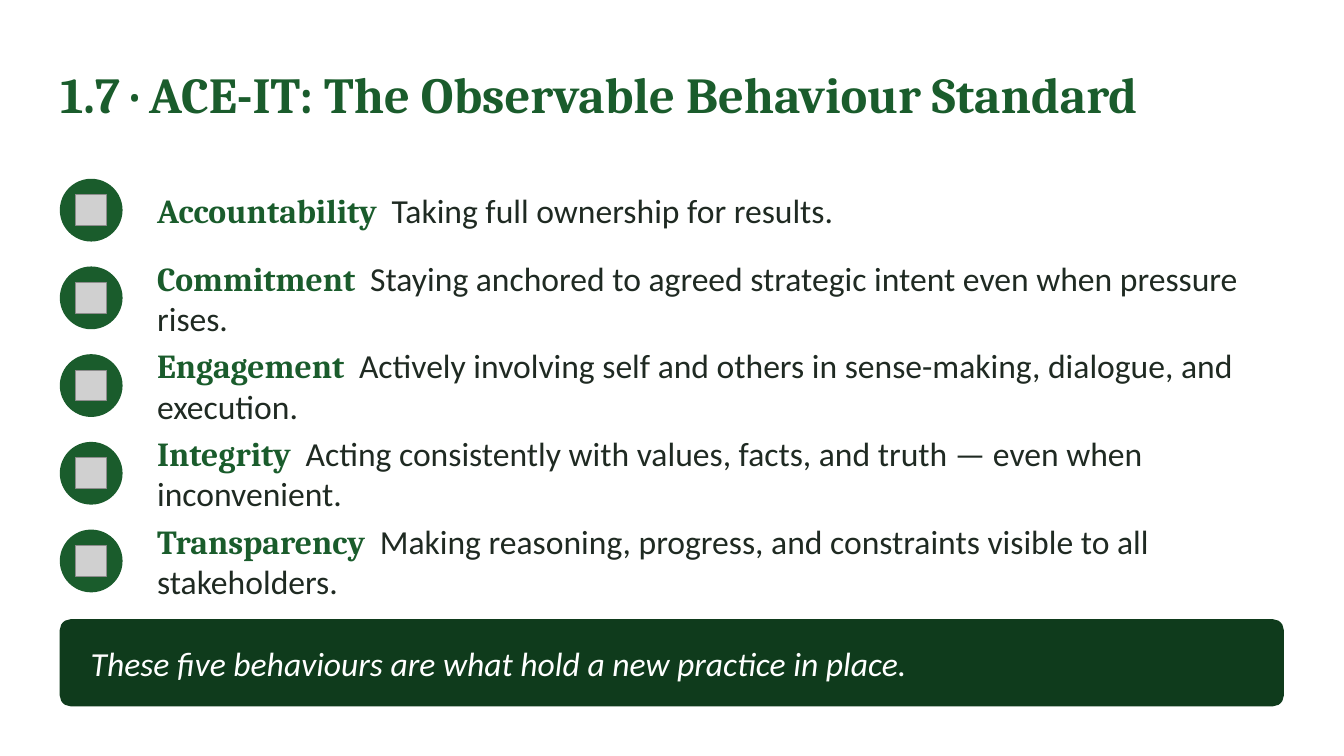
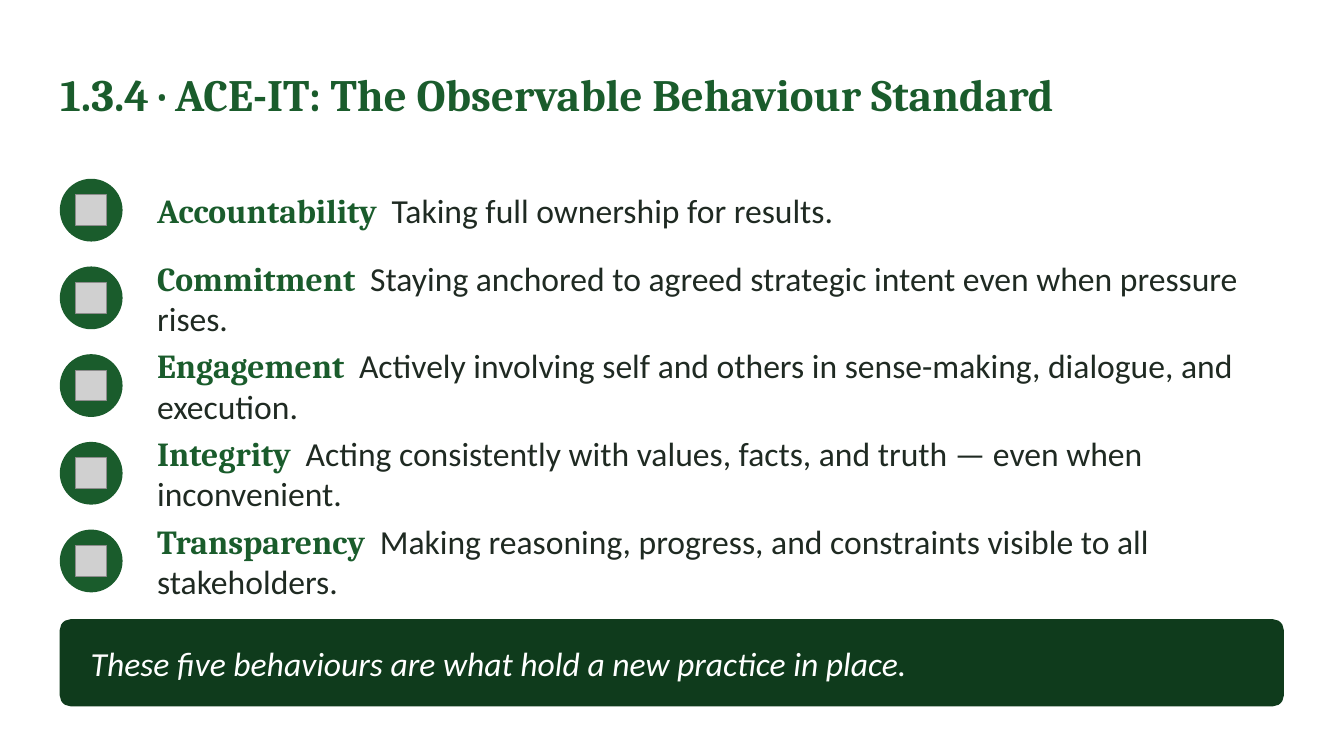
Before and after one commit to IBSL26/ibsl-platform, a slide deck: slide 17 of Unit decks/Unit 05 - Aligning Heart & Mind.pptx. Drawn at 1344x756 pixels with LibreOffice and Linux fonts; fonts in the diff are those of the drawing; grey boxes stand for pictures. Boxes give left, top, right and bottom in pixels: in the first picture for what was removed or moved away, otherwise in the second. Text is boxed around its words. In the diff, an @@ line names an element or a change of style, - is before the commit and + after.

```diff
--- a/Unit decks/Unit 05 - Aligning Heart & Mind.pptx
+++ b/Unit decks/Unit 05 - Aligning Heart & Mind.pptx
@@ text at (x1=60, y1=80, x2=1053, y2=112): text changed; size 36 to 32 pt @@
-1.7 · ACE-IT: The Observable Behaviour Standard
+1.3.4 · ACE-IT: The Observable Behaviour Standard
```
Also in this commit, not shown: 12 other slides changed, 5 slides added, 6 slides removed, 42 other files.
